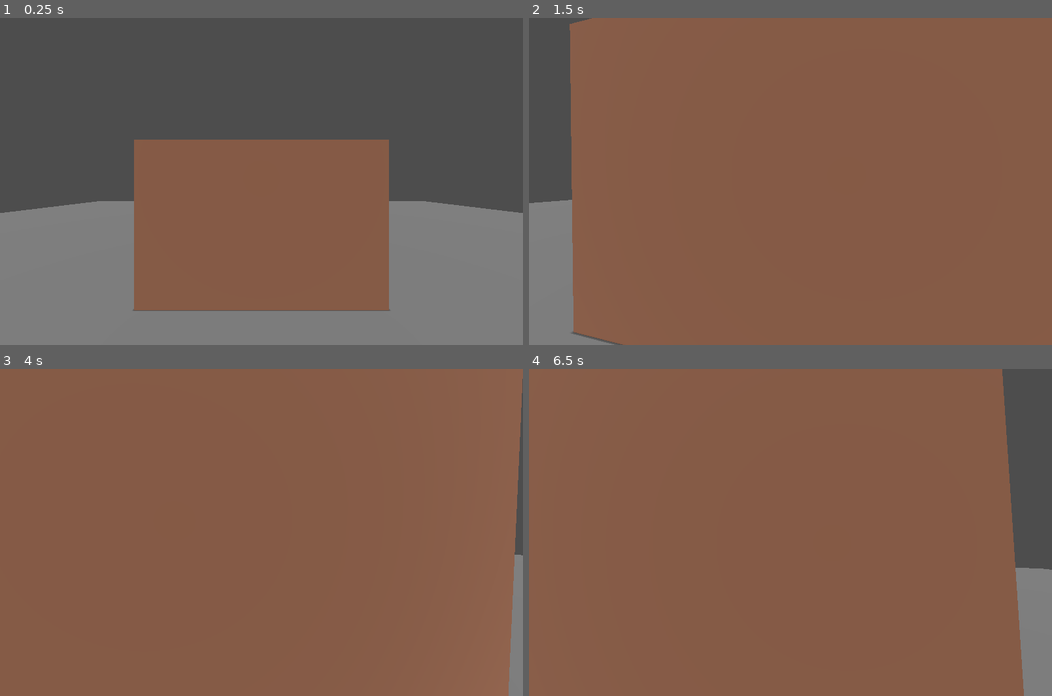
Above: before the commit, frames 1-4 (two rows, left to right).
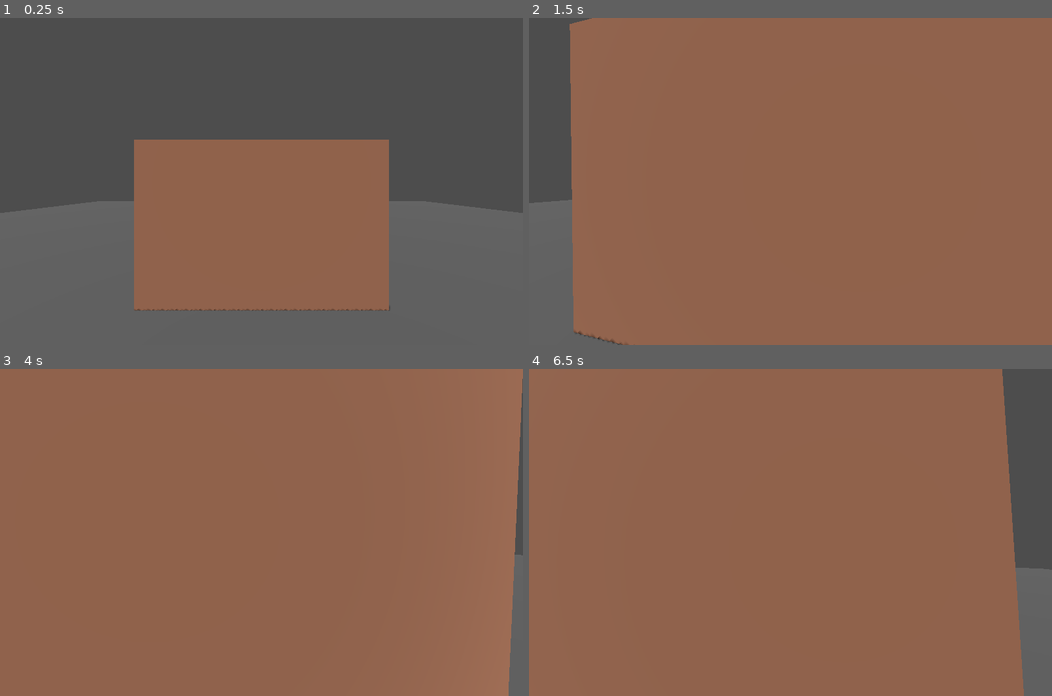
Above: after the commit, the same moments.

Repository: axioma-solutions/cache
Game: Godot game, scene res://scenes/main.tscn
Two runs of this game, one before a commit and one after it. Both use one fixed random seed, a clock stepped at 60 frames per second and the inputs below.
Inputs (mouse positions are in pixels of both pictures, inside the frame that each line leads up to):
- Up to frame 1 (0.25 s): no input
- Up to frame 2 (1.5 s): move the mouse to (816, 181) at 0.52 s; hold Shift (sprint) 0.53-1.28 s; hold W (move_forward) from 0.53 s (still down); tap Space (jump) at 0.77 s; move the mouse to (764, 181) at 1.27 s; tap Shift (sprint) at 1.35 s
- Up to frame 3 (4 s): keep holding W (move_forward); tap Space (jump) at 1.52, 2.75, 3.02, 3.77 s; tap Enter at 2, 3.5 s; move the mouse to (271, 525) at 2.02 s; hold Shift (sprint) 2.03-2.78 s; move the mouse to (256, 539) at 2.77 s; tap Shift (sprint) at 2.85 s; move the mouse to (298, 535) at 3.52 s; hold Shift (sprint) from 3.53 s (still down)
- Up to frame 4 (6.5 s): move the mouse to (748, 529) at 4.27 s; release Shift (sprint) at 4.28 s; tap Shift (sprint) at 4.35, 5.85 s; tap Space (jump) at 4.52, 5, 6.02 s; move the mouse to (795, 532) at 5.02 s; hold Shift (sprint) 5.03-5.78 s; tap Enter at 5.75 s; move the mouse to (769, 525) at 5.77 s; release W (move_forward) at 5.78 s; hold D (move_right) from 5.78 s (still down)

The runs differ from the first frame. In frame 1, 27% of the frame differs, in the area x 0-100%, y 56-100%; in frame 2, 3.8%; in frame 3, 0.9%; in frame 4, 2.4%.

Commit message:
Remove old main.tscn and bean mesh

Diff:
--- a/main.tscn
+++ /dev/null
@@ -1,70 +0,0 @@
-[gd_scene load_steps=10 format=3 uid="uid://x5jhsx8p07p2"]
-
-[ext_resource type="Script" uid="uid://canlro7oem4w2" path="res://player.gd" id="1_player"]
-
-[sub_resource type="CapsuleShape3D" id="CapsuleShape3D_player"]
-
-[sub_resource type="BoxMesh" id="BoxMesh_platform"]
-size = Vector3(50, 0.5, 50)
-
-[sub_resource type="BoxShape3D" id="BoxShape3D_platform"]
-size = Vector3(50, 0.5, 50)
-
-[sub_resource type="StandardMaterial3D" id="StandardMaterial3D_house"]
-albedo_color = Color(0.6, 0.4, 0.3, 1)
-
-[sub_resource type="BoxMesh" id="BoxMesh_walls"]
-size = Vector3(6, 4, 6)
-
-[sub_resource type="BoxShape3D" id="BoxShape3D_walls"]
-size = Vector3(6, 4, 6)
-
-[sub_resource type="StandardMaterial3D" id="StandardMaterial3D_1"]
-transparency = 1
-albedo_color = Color(1, 1, 1, 0)
-
-[sub_resource type="BoxMesh" id="BoxMesh_doorway"]
-size = Vector3(2, 3, 0.6)
-
-[node name="Main" type="Node3D"]
-
-[node name="Player" type="CharacterBody3D" parent="."]
-transform = Transform3D(1, 0, 0, 0, 1, 0, 0, 0, 1, 0, 2, 8)
-script = ExtResource("1_player")
-
-[node name="CollisionShape3D" type="CollisionShape3D" parent="Player"]
-transform = Transform3D(1, 0, 0, 0, 1, 0, 0, 0, 1, 0, 1, 0)
-shape = SubResource("CapsuleShape3D_player")
-
-[node name="Camera3D" type="Camera3D" parent="Player"]
-transform = Transform3D(1, 0, 0, 0, 1, 0, 0, 0, 1, 0, 1.6, 0)
-
-[node name="DirectionalLight3D" type="DirectionalLight3D" parent="."]
-transform = Transform3D(0.79136217, -0.4322879, 0.4322879, 0.2853413, 0.88653886, 0.36418256, -0.5406719, -0.16485077, 0.82492304, 10.051952, 10, 0)
-shadow_enabled = true
-
-[node name="Platform" type="StaticBody3D" parent="."]
-
-[node name="MeshInstance3D" type="MeshInstance3D" parent="Platform"]
-mesh = SubResource("BoxMesh_platform")
-
-[node name="CollisionShape3D" type="CollisionShape3D" parent="Platform"]
-shape = SubResource("BoxShape3D_platform")
-
-[node name="House" type="Node3D" parent="."]
-transform = Transform3D(1, 0, 0, 0, 1, 0, 0, 0, 1, 0, 2.25, 0)
-
-[node name="Walls" type="StaticBody3D" parent="House"]
-
-[node name="MeshInstance3D" type="MeshInstance3D" parent="House/Walls"]
-transform = Transform3D(1, 0, 0, 0, 1, 0, 0, 0, 1, -16.1042, 0, 19.020678)
-material_override = SubResource("StandardMaterial3D_house")
-mesh = SubResource("BoxMesh_walls")
-
-[node name="CollisionShape3D" type="CollisionShape3D" parent="House/Walls"]
-shape = SubResource("BoxShape3D_walls")
-
-[node name="Doorway" type="MeshInstance3D" parent="House"]
-transform = Transform3D(1, 0, 0, 0, 1, 0, 0, 0, 1, -16.405294, -0.5, 21.768625)
-material_override = SubResource("StandardMaterial3D_1")
-mesh = SubResource("BoxMesh_doorway")
--- a/scenes/main.tscn
+++ b/scenes/main.tscn
@@ -7,7 +7,7 @@
 [node name="Main" type="Node3D"]
 
 [node name="DirectionalLight3D" type="DirectionalLight3D" parent="."]
-transform = Transform3D(1, 0, 0, 0, 0.707107, 0.707107, 0, -0.707107, 0.707107, 0, 10, 0)
+transform = Transform3D(0.54241467, -0.75279695, -0.37293857, 0.82638335, 0.3981774, 0.39817733, -0.15125096, -0.5241673, 0.83807623, 0, 10, 0)
 shadow_enabled = true
 
 [node name="Platform" parent="." instance=ExtResource("2")]
Not shown, removed: player.gd.uid
Not shown, added: scripts/player.gd.uid
